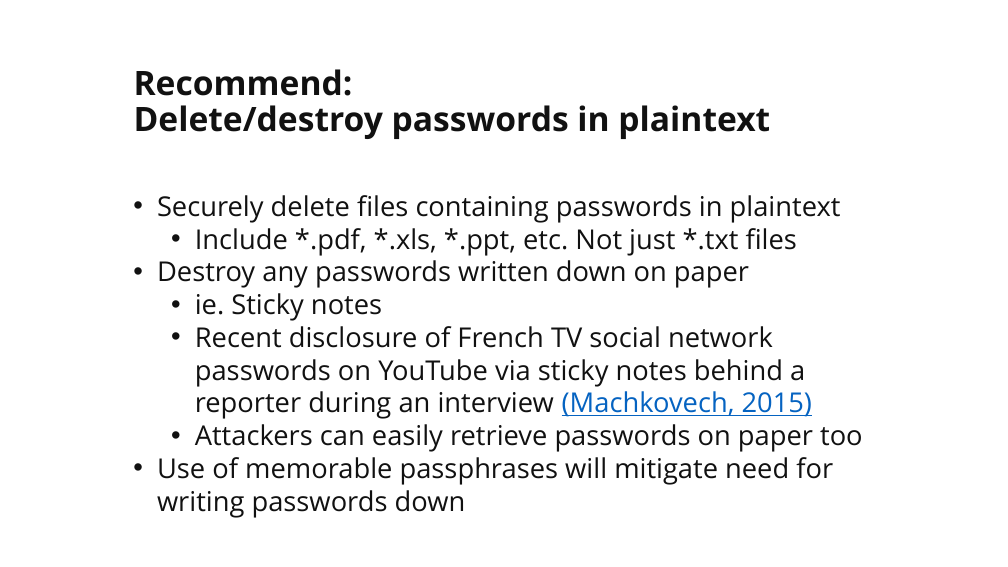
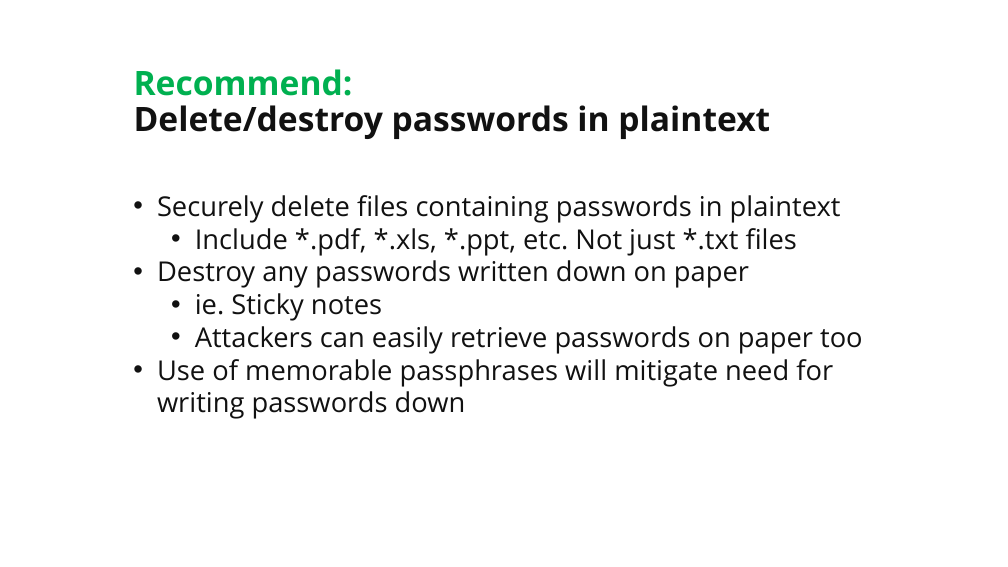
Before and after one commit to martymcflywa/ecu, a slide deck: slide 22 of year_1/sem_2/CSI1101_computer_security/0b_assignment_2_[22MAY15_0900]/dev/CSI1101_PONCE_A2_v03.pptx. Drawn at 1008x567 pixels with LibreOffice and Linux fonts; fonts in the diff are those of the drawing. Boxes give left, top, right and bottom in pixels: in the first picture for what was removed or moved away, otherwise in the second. Text is boxed around its words. In the diff, an @@ line names an element or a change of style, - is before the commit and + after.

```diff
--- a/year_1/sem_2/CSI1101_computer_security/0b_assignment_2_[22MAY15_0900]/dev/CSI1101_PONCE_A2_v03.pptx
+++ b/year_1/sem_2/CSI1101_computer_security/0b_assignment_2_[22MAY15_0900]/dev/CSI1101_PONCE_A2_v03.pptx
@@ title "Recommend: Delete/destroy passwords in plaintext" at (134, 69, 770, 139): text colour #111111 to #00B050 in "Recommend:" @@
@@ text at (195, 326, 812, 419): paragraph removed @@
-  • Recent disclosure of French TV social network passwords on YouTube via sticky notes behind a reporter during an interview (Machkovech, 2015)
```
Also in this commit, not shown: 9 other slides changed, 1 slide added.
